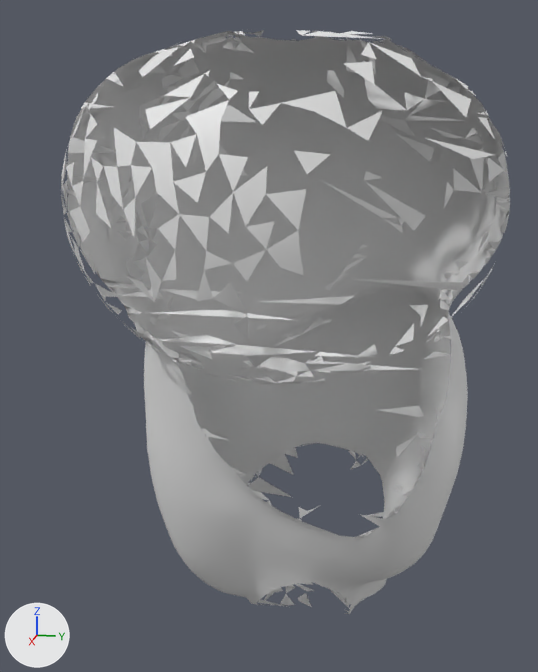
Before and after pictures for a commit that changed the glTF model public/models/maniqui/brazo-sup-L.glb.
Both versions are drawn from a camera (50 mm lens) standing at (15.8, 9.2, 138.4) and looking at (-21.3, 1.7, 129.1). The lights are fixed; the arrows at lower left show +X, +Y and +Z. The first picture is the older version.

Objects in the first picture: 'geometry_0'.
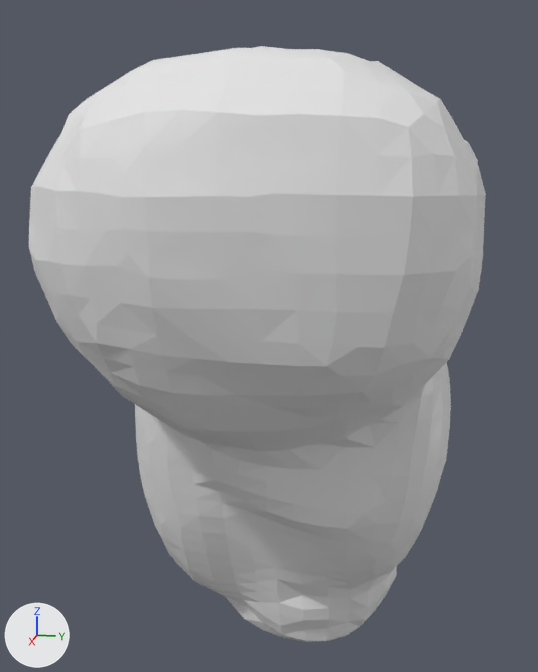
Boxes [x1, y1, x2, y2] around the edits, measured in the pictures (538 x 672 px):
'geometry_0', reshaped: before [61, 30, 510, 614]; after [29, 46, 486, 642]
part 1 of me_geometry_0, rebuilt: before [67, 30, 510, 614]; after [29, 46, 486, 642]
part 2 of me_geometry_0, deleted: before [61, 31, 507, 607]

The edits, one by one:
me_geometry_0 is used by ob_geometry_0; location (0.0, 0.0, 0.0).
me_geometry_0 had 2979 vertices, 4452 faces and spanned x -30.6..-10.5, y -7.4..12.9, z 110.5..143.3.
me_geometry_0 now has 1327 vertices, 2650 faces and spans x -31.9..-9.5, y -7.7..11.8, z 108.6..142.8.
me_geometry_0 part 1: the loose piece of 2395 vertices spanning x -30.6..-15.8, y -7.4..12.9, z 110.5..143.3 is rebuilt with 1327 vertices and now spans x -31.9..-9.5, y -7.7..11.8, z 108.6..142.8.
me_geometry_0 part 2: 61 loose pieces with 584 vertices, spanning x -27.2..-10.5, y -7.3..12.7, z 110.5..143.3, are deleted.
